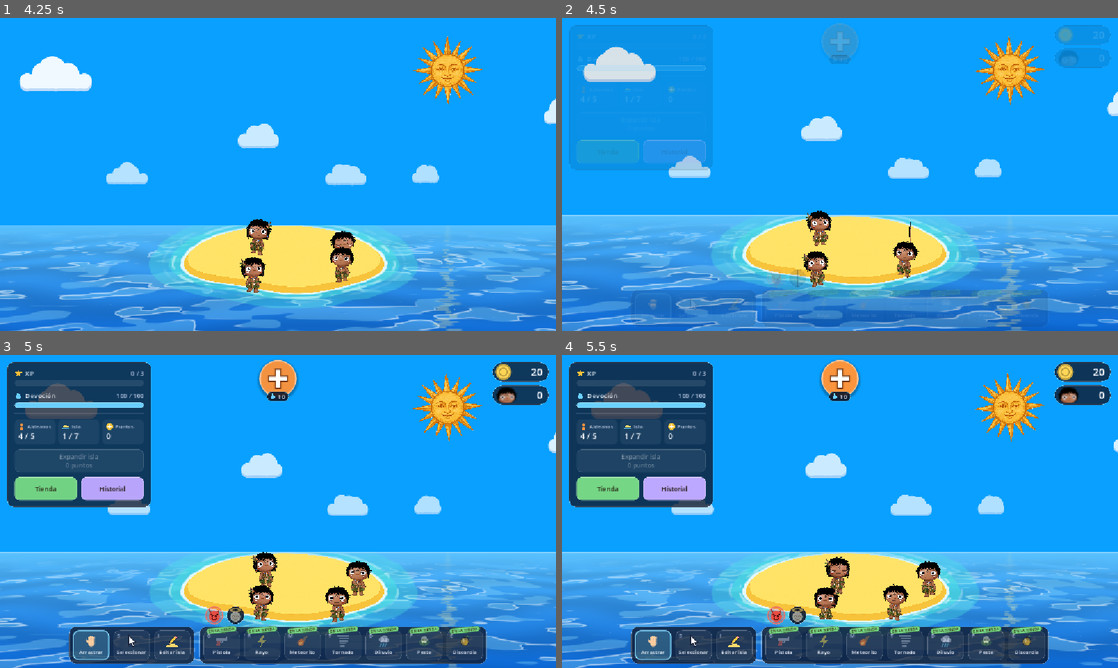
Above: before the commit, frames 1-4 (two rows, left to right).
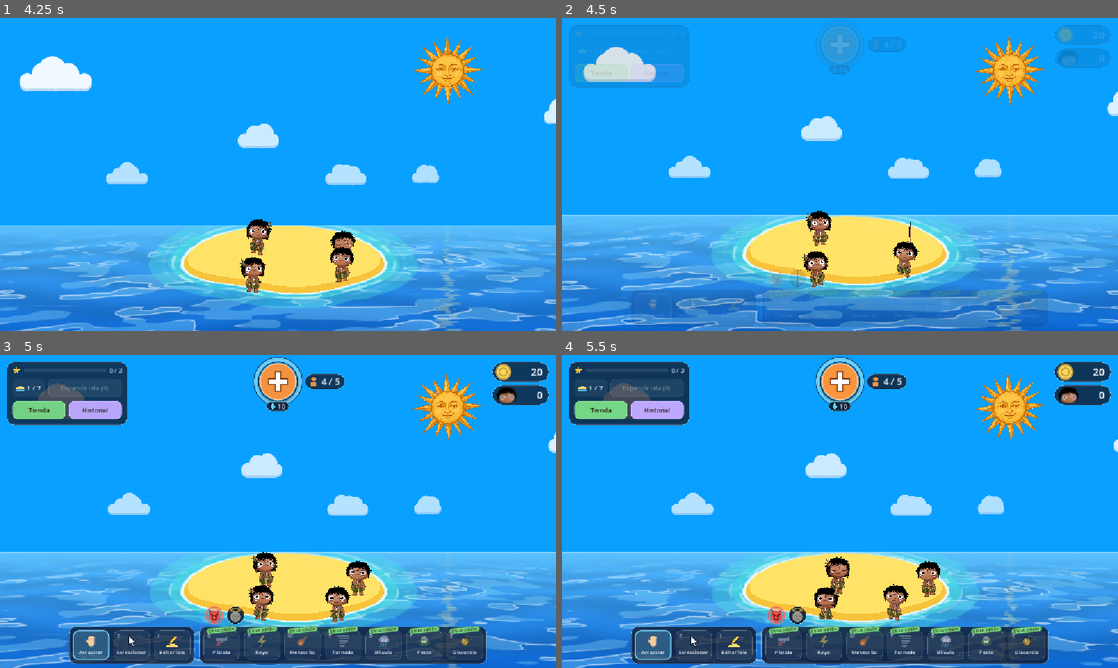
Above: after the commit, the same moments.

Repository: JuliFlorez/godlings
Game: Godot game, scene res://world/world.tscn
Two runs of this game, one before a commit and one after it. Both use one fixed random seed, a clock stepped at 60 frames per second and the inputs below. Sound files missing from this copy of the repository are replaced by a short silence.
Inputs (mouse positions are in pixels of both pictures, inside the frame that each line leads up to):
- Up to frame 1 (4.25 s): click "Jugar" at 0.5 s; tap Enter at 1.25 s; move the mouse to (400, 158) at 1.27 s; hold D 1.28-2 s; tap H at 1.35 s; click (400, 158) at 1.42 s; drag from (166, 190) to (250, 237) at 2.02 s; click "Nueva partida" at 2.75 s; move the mouse to (333, 105) at 3.52 s; hold D from 3.53 s (still down); tap E at 3.6 s; click (333, 105) at 3.67 s
- Up to frame 2 (4.5 s): release D at 4.25 s; drag from (906, 249) to (673, 127) at 4.27 s
- Up to frame 3 (5 s): no input
- Up to frame 4 (5.5 s): click (778, 614) at 5.02 s

Frame 1 is identical in both runs. In frame 2, 2.6% of the frame differs, in the area x 1-62%, y 2-49%; in frame 3, 10%; in frame 4, 10%, in the area x 1-62%, y 0-49%.

Commit message:
HUD: devotion ring around the summon button, smaller left panel
- The summon + gets a devotion ring around it that fills clockwise from the
  top and dims when there isn't enough to summon; it replaces the devotion
  bar. The villager count ("4 / 5", red when the island is full) sits next to
  the +, and its tooltip shows the cost and the current devotion.
- The left panel is smaller: a thin XP bar (with a tooltip explaining it),
  the island size next to a one-line "Expand island (N)" button (the points
  chip is gone, the count is on the button), and shorter Shop and History
  buttons.

Co-Authored-By: Claude Opus 5.5 <noreply@anthropic.com>

Diff:
--- a/ui/hud.gd
+++ b/ui/hud.gd
@@ -1,9 +1,10 @@
 extends CanvasLayer
 class_name HUD
-## Panel superior izquierdo: XP (progreso al próximo punto de expansión),
-## Devoción, población de la isla, botón de Expandir, Tienda e Historial (quién se hizo amigo,
-## enemigo o pareja de quién, ver HistoryPanel).
-## Arriba al medio, un + grande para invocar aldeanos; arriba a la derecha (al lado del sol), las
+## Panel superior izquierdo: XP (progreso al próximo punto de expansión), el tamaño de la isla
+## con el botón de Expandir, Tienda e Historial (quién se hizo amigo, enemigo o pareja de quién,
+## ver HistoryPanel).
+## Arriba al medio, un + grande para invocar aldeanos, con la devoción en un anillo alrededor, lo
+## que cuesta abajo y cuántos aldeanos hay al lado; arriba a la derecha (al lado del sol), las
 ## monedas: las ofrendas y los sacrificios (con la cabeza de un aldeano muerto, como el logo).
 ## Menú inferior: modo del click (arrastrar aldeanos, seleccionarlos o editar la isla) y armas
 ## y poderes (los que todavía no existen dicen "Próximamente").
@@ -108,7 +109,11 @@
 const C_HOLY := Color(1.0, 0.86, 0.4)
 const TAB_SIZE := 38.0
 const SLOT_SIZE := Vector2(76, 62)
-const SUMMON_SIZE := 78.0       # El + de invocar
+const SUMMON_SIZE := 78.0       # El + de invocar...
+const RING_W := 7.0             # ...con el anillo de devoción alrededor...
+const RING_GAP := 3.0           # ...un poquito separado
+const PANEL_W := 250.0          # El panel de la izquierda...
+const PANEL_BUTTON_H := 38.0    # ...y sus botones
 const COIN_W := 118.0           # Ancho de cada moneda de arriba a la derecha
 const COIN_ICON := 34.0          # Alto del ícono de cada moneda
 const SACRIFICE_ICON := preload("res://icon.png")
@@ -117,11 +122,9 @@
 var _root: Control
 var _xp_bar: ProgressBar
 var _xp_value: Label
-var _energy_bar: ProgressBar
-var _energy_value: Label
+var _devotion_ring: DevotionRing
 var _pop_value: Label
 var _level_value: Label
-var _points_value: Label
 var _spawn_btn: Button
 var _expand_btn: Button
 var _gun_btn: Button
@@ -200,7 +203,7 @@
 
 	_build_ui()
 	_xp_bar.value = xp
-	_energy_bar.value = energy
+	_devotion_ring.value = energy
 	_refresh()
 	process_mode = Node.PROCESS_MODE_ALWAYS  # Sigue cargando aunque pierda foco
 
@@ -241,7 +244,7 @@
 	var k := 1.0 - exp(-10.0 * delta)
 	var xp_target := _xp_bar.max_value if not _can_earn_points() else float(xp)
 	_xp_bar.value = lerpf(_xp_bar.value, xp_target, k)
-	_energy_bar.value = lerpf(_energy_bar.value, energy, k)
+	_devotion_ring.value = lerpf(_devotion_ring.value, energy, k)
 
 	if _flash_amount > 0.0:
 		_flash_amount = move_toward(_flash_amount, 0.0, 6.0 * delta)
@@ -620,7 +623,7 @@
 		if shark_on[i]:
 			shark_changed.emit(i, true)
 	_xp_bar.value = xp       # Sin la animación de las barras llenándose
-	_energy_bar.value = energy
+	_devotion_ring.value = energy
 	expansion_points_changed.emit(expansion_points)
 	_refresh()
 
@@ -685,30 +688,25 @@
 	if maxed:
 		_xp_bar.value = _xp_bar.max_value
 
-	_energy_bar.max_value = energy_max
-	_energy_value.text = "%d / %d" % [int(energy), int(energy_max)]
+	_devotion_ring.max_value = energy_max
+	_devotion_ring.cost = _spawn_cost
 
 	var full := _capacity >= 0 and _population >= _capacity
 	_pop_value.text = "%d / %d" % [maxi(_population, 0), maxi(_capacity, 0)]
 	_pop_value.add_theme_color_override("font_color", C_WARN if full else C_TEXT)
 	_level_value.text = "%d / %d" % [_island_level + 1, _island_max + 1]
-	_points_value.text = str(expansion_points)
 
 	var has_energy := energy >= _spawn_cost
 	_spawn_btn.disabled = full or not has_energy
-	_spawn_btn.tooltip_text = tr("Invocar aldeano (−%d devoción)") % int(_spawn_cost)
+	_spawn_btn.tooltip_text = tr("Invocar aldeano (−%d devoción)") % int(_spawn_cost) + "\n" \
+			+ tr("Devoción: %d / %d") % [int(energy), int(energy_max)]
 	_spawn_btn.get_meta("icon").modulate.a = 0.45 if _spawn_btn.disabled else 1.0
 	_spawn_cost_label.text = str(int(_spawn_cost))
 	_spawn_cost_label.add_theme_color_override("font_color", C_TEXT if has_energy else C_WARN)
 
 	var island_maxed := _island_level >= _island_max
 	_expand_btn.disabled = expansion_points <= 0 or island_maxed
-	if island_maxed:
-		_expand_btn.text = tr("Isla al máximo\n—")
-	elif expansion_points == 1:
-		_expand_btn.text = tr("Expandir isla\n1 punto")
-	else:
-		_expand_btn.text = tr("Expandir isla\n%d puntos") % expansion_points
+	_expand_btn.text = tr("Isla al máximo") if island_maxed else tr("Expandir isla (%d)") % expansion_points
 
 	_offer_value.text = str(offerings)
 	_sacrifice_value.text = str(sacrifices)
@@ -824,45 +822,60 @@
 
 	var panel := PanelContainer.new()
 	panel.position = Vector2(14, 14)
-	panel.custom_minimum_size = Vector2(300, 0)
-	panel.add_theme_stylebox_override("panel", make_box(C_PANEL, 14, C_PANEL_BORDER, 1, Vector4(16, 14, 16, 14)))
+	panel.custom_minimum_size = Vector2(PANEL_W, 0)
+	panel.add_theme_stylebox_override("panel", make_box(C_PANEL, 14, C_PANEL_BORDER, 1, Vector4(12, 10, 12, 12)))
 	_root.add_child(panel)
 
 	var col := VBoxContainer.new()
-	col.add_theme_constant_override("separation", 10)
+	col.add_theme_constant_override("separation", 8)
 	panel.add_child(col)
 
-	var xp_row := _bar_row(col, "xp", "XP", C_XP)
-	_xp_bar = xp_row[0]
-	_xp_value = xp_row[1]
-	var en_row := _bar_row(col, "devotion", "Devoción", C_DEVOTION)
-	_energy_bar = en_row[0]
-	_energy_value = en_row[1]
-
-	var sep := HSeparator.new()
-	var line := StyleBoxLine.new()
-	line.color = Color(1, 1, 1, 0.10)
-	line.thickness = 1
-	sep.add_theme_stylebox_override("separator", line)
-	col.add_child(sep)
-
-	var stats := HBoxContainer.new()
-	stats.add_theme_constant_override("separation", 6)
-	col.add_child(stats)
-	_pop_value = _stat_chip(stats, "villager", "Aldeanos")
-	_level_value = _stat_chip(stats, "island", "Isla")
-	_points_value = _stat_chip(stats, "point", "Puntos")
-
-	_expand_btn = _action_button(col, C_EXPAND)
+	# XP: una barrita finita con lo que falta para el próximo punto de expansión
+	var xp_row := HBoxContainer.new()
+	xp_row.add_theme_constant_override("separation", 7)
+	xp_row.tooltip_text = "XP: cada sacrificio suma 1; al llenarse ganás un punto para expandir la isla"
+	col.add_child(xp_row)
+	xp_row.add_child(HudIcon.make("xp", 16))
+	_xp_bar = ProgressBar.new()
+	_xp_bar.show_percentage = false
+	_xp_bar.custom_minimum_size = Vector2(0, 8)
+	_xp_bar.size_flags_horizontal = Control.SIZE_EXPAND_FILL
+	_xp_bar.size_flags_vertical = Control.SIZE_SHRINK_CENTER
+	_xp_bar.mouse_filter = Control.MOUSE_FILTER_PASS
+	_xp_bar.add_theme_stylebox_override("background", make_box(C_TRACK, 4))
+	_xp_bar.add_theme_stylebox_override("fill", make_box(C_XP, 4))
+	xp_row.add_child(_xp_bar)
+	_xp_value = make_label("", 12, C_MUTED)
+	xp_row.add_child(_xp_value)
+
+	# La isla: de qué tamaño es y el botón para agrandarla
+	var island_row := HBoxContainer.new()
+	island_row.add_theme_constant_override("separation", 6)
+	col.add_child(island_row)
+	var island := PanelContainer.new()
+	island.tooltip_text = "Isla"
+	island.add_theme_stylebox_override("panel", make_box(Color(1, 1, 1, 0.06), 9, Color(0, 0, 0, 0), 0, Vector4(8, 0, 9, 0)))
+	island_row.add_child(island)
+	var island_in := HBoxContainer.new()
+	island_in.add_theme_constant_override("separation", 5)
+	island_in.mouse_filter = Control.MOUSE_FILTER_IGNORE
+	island.add_child(island_in)
+	island_in.add_child(HudIcon.make("island", 16))
+	_level_value = make_label("", 14, C_TEXT)
+	island_in.add_child(_level_value)
+	_expand_btn = _action_button(island_row, C_EXPAND)
+	_expand_btn.custom_minimum_size.y = PANEL_BUTTON_H
 	_expand_btn.pressed.connect(func(): expand_pressed.emit())
 
 	var shop_row := HBoxContainer.new()
 	shop_row.add_theme_constant_override("separation", 8)
 	col.add_child(shop_row)
 	_shop_btn = _action_button(shop_row, C_SHOP)
+	_shop_btn.custom_minimum_size.y = PANEL_BUTTON_H
 	_shop_btn.text = "Tienda"
 	_shop_btn.pressed.connect(open_shop)
 	_history_btn = _action_button(shop_row, C_HISTORY)
+	_history_btn.custom_minimum_size.y = PANEL_BUTTON_H
 	_history_btn.text = "Historial"
 	_history_btn.tooltip_text = "Quién se hizo amigo, enemigo o pareja de quién [H]"
 	_history_btn.pressed.connect(toggle_history)
@@ -871,7 +884,7 @@
 	_hint.add_theme_font_size_override("font_size", 12)
 	_hint.add_theme_color_override("font_color", C_MUTED)
 	_hint.autowrap_mode = TextServer.AUTOWRAP_WORD_SMART
-	_hint.custom_minimum_size = Vector2(268, 0)
+	_hint.custom_minimum_size = Vector2(PANEL_W - 24.0, 0)
 	col.add_child(_hint)
 
 	_build_top()
@@ -884,21 +897,33 @@
 	_hut_card.hud = self
 	_root.add_child(_hut_card)
 
-## Arriba al medio, el + grande para invocar aldeanos (con lo que cuesta abajo); arriba a la
-## derecha, las ofrendas y los sacrificios.
+## Arriba al medio, el + grande para invocar aldeanos: alrededor, la devoción (un anillo que se
+## llena); abajo, lo que cuesta, y al costado, cuántos aldeanos hay. Arriba a la derecha, las
+## ofrendas y los sacrificios.
 func _build_top() -> void:
 	var center := CenterContainer.new()
 	center.set_anchors_preset(Control.PRESET_TOP_WIDE)
-	center.offset_top = 10.0
+	center.offset_top = 6.0
 	center.mouse_filter = Control.MOUSE_FILTER_IGNORE
 	_root.add_child(center)
 	var summon := VBoxContainer.new()
-	summon.add_theme_constant_override("separation", -12)   # El costo se apoya en el borde del +
+	summon.add_theme_constant_override("separation", -8)   # El costo se apoya en el anillo
 	summon.mouse_filter = Control.MOUSE_FILTER_IGNORE
 	center.add_child(summon)
+	var ring_size := SUMMON_SIZE + (RING_GAP + RING_W) * 2.0
+	var ring_box := Control.new()   # El anillo con el + adentro (y los aldeanos al costado, afuera)
+	ring_box.custom_minimum_size = Vector2(ring_size, ring_size)
+	ring_box.size_flags_horizontal = Control.SIZE_SHRINK_CENTER
+	ring_box.mouse_filter = Control.MOUSE_FILTER_IGNORE
+	summon.add_child(ring_box)
+	_devotion_ring = DevotionRing.new()
+	_devotion_ring.set_anchors_preset(Control.PRESET_FULL_RECT)
+	_devotion_ring.mouse_filter = Control.MOUSE_FILTER_IGNORE
+	ring_box.add_child(_devotion_ring)
 	_spawn_btn = Button.new()
+	_spawn_btn.position = Vector2.ONE * (RING_GAP + RING_W)
+	_spawn_btn.size = Vector2(SUMMON_SIZE, SUMMON_SIZE)
 	_spawn_btn.custom_minimum_size = Vector2(SUMMON_SIZE, SUMMON_SIZE)
-	_spawn_btn.size_flags_horizontal = Control.SIZE_SHRINK_CENTER
 	_spawn_btn.pivot_offset = Vector2(SUMMON_SIZE, SUMMON_SIZE) * 0.5
 	_spawn_btn.focus_mode = Control.FOCUS_NONE
 	var r := int(SUMMON_SIZE * 0.5)
@@ -918,7 +943,20 @@
 		_spawn_btn.scale = Vector2.ONE * 1.15
 		tw.tween_property(_spawn_btn, "scale", Vector2.ONE, 0.25).set_trans(Tween.TRANS_BACK).set_ease(Tween.EASE_OUT)
 		spawn_pressed.emit())
-	summon.add_child(_spawn_btn)
+	ring_box.add_child(_spawn_btn)
+	# Cuántos aldeanos hay (y cuántos entran), al costado
+	var pop := PanelContainer.new()
+	pop.tooltip_text = "Aldeanos"
+	pop.add_theme_stylebox_override("panel", make_box(C_PANEL, 17, C_PANEL_BORDER, 1, Vector4(8, 3, 12, 3)))
+	ring_box.add_child(pop)
+	var pop_row := HBoxContainer.new()
+	pop_row.add_theme_constant_override("separation", 5)
+	pop_row.mouse_filter = Control.MOUSE_FILTER_IGNORE
+	pop.add_child(pop_row)
+	pop_row.add_child(HudIcon.make("villager", 22))
+	_pop_value = make_label("", 18, C_TEXT)
+	pop_row.add_child(_pop_value)
+	pop.position = Vector2(ring_size + 6.0, (ring_size - pop.get_combined_minimum_size().y) * 0.5)
 	# Lo que cuesta: una gotita de devoción y el número
 	var cost := PanelContainer.new()
 	cost.size_flags_horizontal = Control.SIZE_SHRINK_CENTER
@@ -1190,48 +1228,6 @@
 	badge.rotation = deg_to_rad(-6.0)
 	return badge
 
-func _bar_row(parent: Control, icon: String, title: String, color: Color) -> Array:
-	var box := VBoxContainer.new()
-	box.add_theme_constant_override("separation", 4)
-	parent.add_child(box)
-
-	var head := HBoxContainer.new()
-	head.add_theme_constant_override("separation", 6)
-	box.add_child(head)
-	head.add_child(HudIcon.make(icon, 16))
-	var name_l := make_label(title, 14, C_TEXT)
-	head.add_child(name_l)
-	var spacer := Control.new()
-	spacer.size_flags_horizontal = Control.SIZE_EXPAND_FILL
-	head.add_child(spacer)
-	var value_l := make_label("", 13, C_MUTED)
-	head.add_child(value_l)
-
-	var bar := ProgressBar.new()
-	bar.show_percentage = false
-	bar.custom_minimum_size = Vector2(0, 12)
-	bar.add_theme_stylebox_override("background", make_box(C_TRACK, 6))
-	bar.add_theme_stylebox_override("fill", make_box(color, 6, color.lightened(0.35), 1))
-	box.add_child(bar)
-	return [bar, value_l]
-
-func _stat_chip(parent: Control, icon: String, title: String) -> Label:
-	var chip := PanelContainer.new()
-	chip.size_flags_horizontal = Control.SIZE_EXPAND_FILL
-	chip.add_theme_stylebox_override("panel", make_box(Color(1, 1, 1, 0.06), 9, Color(0, 0, 0, 0), 0, Vector4(8, 6, 8, 6)))
-	parent.add_child(chip)
-	var v := VBoxContainer.new()
-	v.add_theme_constant_override("separation", 0)
-	chip.add_child(v)
-	var top := HBoxContainer.new()
-	top.add_theme_constant_override("separation", 5)
-	v.add_child(top)
-	top.add_child(HudIcon.make(icon, 14))
-	top.add_child(make_label(title, 11, C_MUTED))
-	var value := make_label("", 16, C_TEXT)
-	v.add_child(value)
-	return value
-
 func _action_button(parent: Control, color: Color) -> Button:
 	var b := Button.new()
 	b.size_flags_horizontal = Control.SIZE_EXPAND_FILL
@@ -1281,6 +1277,26 @@
 	s.content_margin_bottom = pad.w
 	s.anti_aliasing = true
 	return s
+
+## El anillo de devoción alrededor del +: se llena desde arriba, en el sentido del reloj, con la
+## devoción. Si no alcanza para invocar (cost), apagado.
+class DevotionRing extends Control:
+	var max_value := 100.0
+	var cost := 10.0
+	var value := 0.0:
+		set(v):
+			if not is_equal_approx(v, value):
+				value = v
+				queue_redraw()
+
+	func _draw() -> void:
+		var c := size * 0.5
+		var r := size.x * 0.5 - HUD.RING_W * 0.5
+		draw_arc(c, r, 0.0, TAU, 64, Color(0.06, 0.09, 0.16, 0.75), HUD.RING_W + 3.0, true)
+		var k := clampf(value / maxf(max_value, 1.0), 0.0, 1.0)
+		if k > 0.002:
+			var col := HUD.C_DEVOTION if value >= cost else HUD.C_DEVOTION.darkened(0.45)
+			draw_arc(c, r, -PI * 0.5, -PI * 0.5 + TAU * k, maxi(3, int(64.0 * k)), col, HUD.RING_W, true)
 
 ## Lienzo en overlay que pide a paint(lienzo) que lo dibuje cada cuadro (ver Lightning y Meteor).
 class Painter extends Node2D:
--- a/ui/i18n.gd
+++ b/ui/i18n.gd
@@ -15,9 +15,10 @@
 	"Máx": "Max",
 	"Invocar aldeano (−%d devoción)": "Summon villager (−%d devotion)",
 	"Sacrificios": "Sacrifices",
-	"Isla al máximo\n—": "Island maxed\n—",
-	"Expandir isla\n1 punto": "Expand island\n1 point",
-	"Expandir isla\n%d puntos": "Expand island\n%d points",
+	"Isla al máximo": "Island maxed",
+	"Expandir isla (%d)": "Expand island (%d)",
+	"Devoción: %d / %d": "Devotion: %d / %d",
+	"XP: cada sacrificio suma 1; al llenarse ganás un punto para expandir la isla": "XP: each sacrifice adds 1; when it fills up you get a point to expand the island",
 	"Sacar o guardar la pistola [G]": "Draw or holster the gun [G]",
 	"Desbloqueala en la tienda (%d ofrendas)": "Unlock it in the shop (%d offerings)",
 	"Sacar o guardar el rayo [R]": "Summon or dismiss the lightning [R]",
Not shown, changed: README.md
